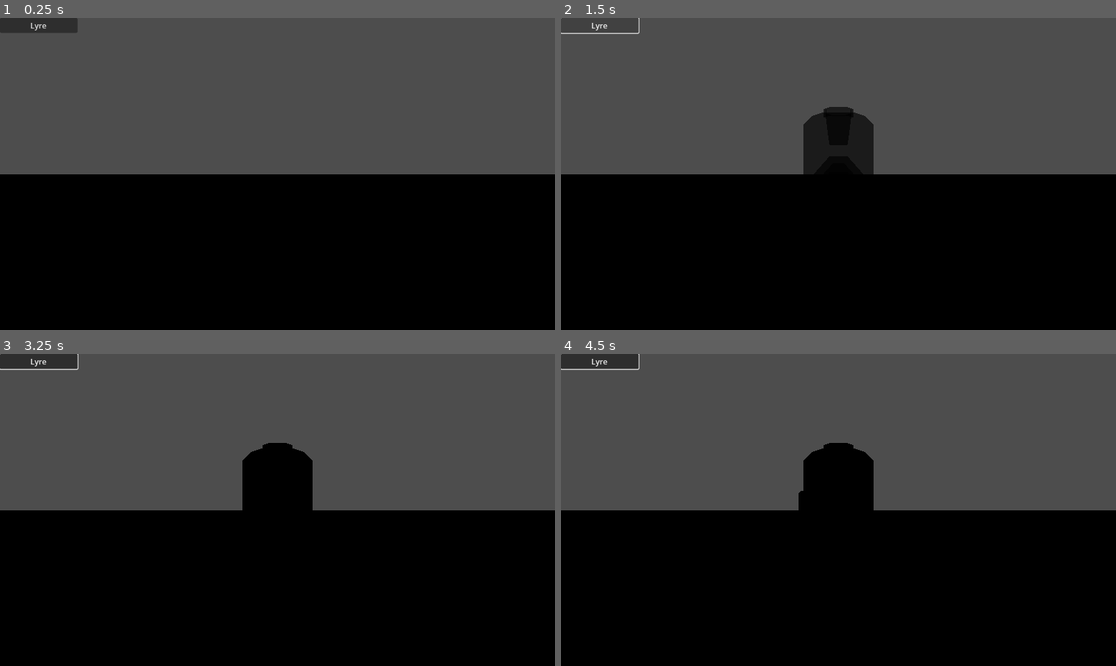
Above: before the commit, frames 1-4 (two rows, left to right).
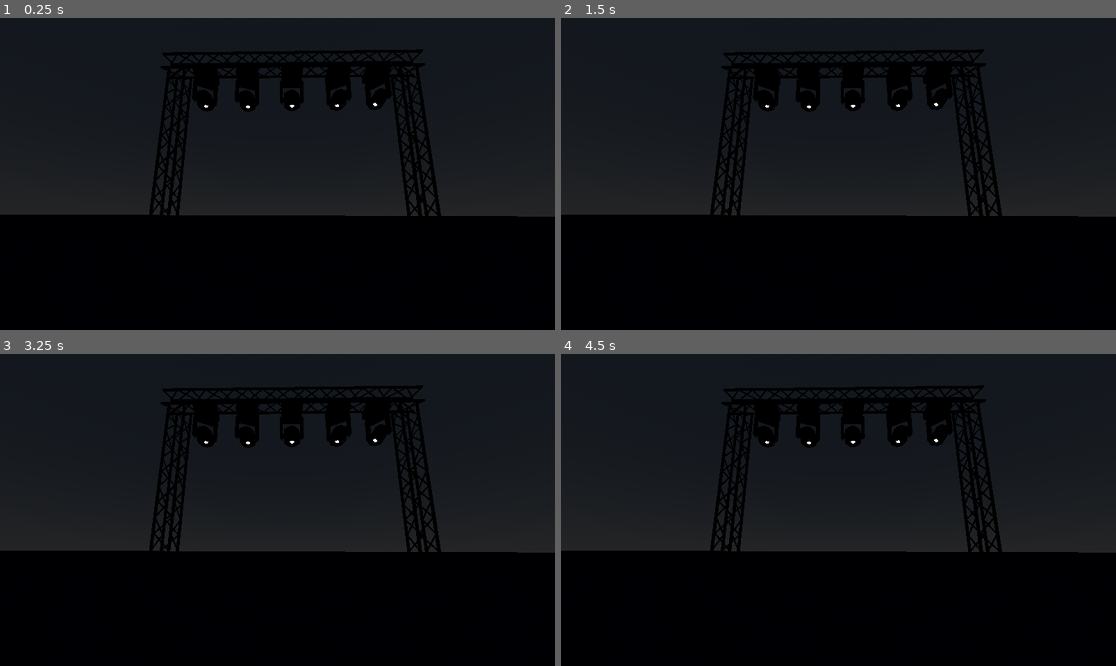
Above: after the commit, the same moments.

Repository: Bigaston/LightShow
Game: Godot game, scene res://scenes/test_scene.tscn
Same seed, same stepped clock (60 frames per second), same inputs: the game is played once before the commit and once after it. Before the commit the project starts from res://scenes/MainScene.tscn.
Inputs (mouse positions are in pixels of both pictures, inside the frame that each line leads up to):
- Up to frame 1 (0.25 s): no input
- Up to frame 2 (1.5 s): click (599, 24) at 0.5 s, where only the run before the commit has a clickable "Lyre"; click (599, 24) at 1.25 s, where only the run before the commit has a clickable "Lyre"
- Up to frame 3 (3.25 s): click (38, 360) at 2 s, where only the run before the commit has a clickable "Lyre"; tap Enter at 2.75 s; move the mouse to (399, 494) at 2.77 s; hold S (flying_cam_backward) from 2.78 s (still down); click (399, 494) at 2.92 s
- Up to frame 4 (4.5 s): release S (flying_cam_backward) at 3.5 s; tap Space at 3.5 s; drag from (727, 525) to (810, 572) at 3.52 s; tap Enter at 4.25 s; move the mouse to (894, 441) at 4.27 s; hold W (flying_cam_forward) from 4.28 s (still down); click (894, 441) at 4.42 s

The runs differ from the first frame. In frame 1, 62% of the frame differs, in the area x 0-100%, y 0-64%; in frame 2, 60%; in frame 3, 62%; in frame 4, 62%.

Commit message:
Changement de la test scene

Diff:
--- a/objects/placable_elements/Lyre.gd
+++ b/objects/placable_elements/Lyre.gd
@@ -8,6 +8,8 @@
 
 		if light:
 			light.light_color = color
+			light_render.albedo_color = color
+			light_render.emission = color
 
 @export_range(-180,180) var pan: float = 0:
 	set(value):
@@ -30,7 +32,15 @@
 		if light:
 			light.light_energy = value
 
+@export_range(10, 70) var angle: float = 20:
+	set(value):
+		angle = value
+
+		if light:
+			light.spot_angle = angle
+
 @export_subgroup("PrivateSettings")
 @export var light: SpotLight3D
 @export var pan_pivot: Node3D
 @export var tilt_pivot: Node3D
+@export var light_render: StandardMaterial3D
--- a/objects/placable_elements/Lyre.tscn
+++ b/objects/placable_elements/Lyre.tscn
@@ -3,7 +3,9 @@
 [ext_resource type="PackedScene" uid="uid://dcck3nlvnsmxr" path="res://resources/meshs/Lyre.glb" id="1_3dd6w"]
 [ext_resource type="Script" path="res://objects/placable_elements/Lyre.gd" id="2_c5im4"]
 
-[sub_resource type="ShaderMaterial" id="ShaderMaterial_mogeu"]
+[sub_resource type="StandardMaterial3D" id="StandardMaterial3D_ikhnd"]
+emission_enabled = true
+emission = Color(1, 1, 1, 1)
 
 [sub_resource type="BoxShape3D" id="BoxShape3D_ga30k"]
 size = Vector3(0.440857, 0.934082, 0.492645)
@@ -14,9 +16,10 @@
 light = NodePath("Node/Pan2/Tilt2/SpotLight")
 pan_pivot = NodePath("Node/Pan2")
 tilt_pivot = NodePath("Node/Pan2/Tilt2")
+light_render = SubResource("StandardMaterial3D_ikhnd")
 
 [node name="Light" parent="Node/Pan2/Tilt2" index="0"]
-surface_material_override/0 = SubResource("ShaderMaterial_mogeu")
+surface_material_override/0 = SubResource("StandardMaterial3D_ikhnd")
 
 [node name="SpotLight" type="SpotLight3D" parent="Node/Pan2/Tilt2" index="2"]
 transform = Transform3D(1, 0, 0, 0, -4.37114e-08, -1, 0, 1, -4.37114e-08, 0, 0.244155, 0)
--- a/objects/placable_elements/Structure.gd
+++ b/objects/placable_elements/Structure.gd
@@ -49,8 +49,8 @@
 		if last_elem:
 			elem.position = last_elem.position + Vector3(0, SIZE, 0)
 
-		print(elem)
-
 		$Container.add_child(elem)
 
 		last_elem = elem
+
+	$Container.position = Vector3(0, -SIZE * lenght / 2, 0)
--- a/objects/placable_elements/Structure.tscn
+++ b/objects/placable_elements/Structure.tscn
@@ -1,23 +1,9 @@
-[gd_scene load_steps=3 format=3 uid="uid://vfvvfjugv2qs"]
+[gd_scene load_steps=2 format=3 uid="uid://vfvvfjugv2qs"]
 
 [ext_resource type="Script" path="res://objects/placable_elements/Structure.gd" id="1_fu2gc"]
-[ext_resource type="PackedScene" uid="uid://br74hpn16klk0" path="res://resources/meshs/Struct_3.glb" id="2_2jpia"]
 
 [node name="Structure" type="Node3D"]
-transform = Transform3D(0.0369944, 0.998692, -0.035289, 0.067225, -0.0377203, -0.997025, -0.997052, 0.0345121, -0.0685325, 0, 1.18987, 0)
 script = ExtResource("1_fu2gc")
-number_of_border = 3
-lenght = 4
 
 [node name="Container" type="Node3D" parent="."]
-
-[node name="blockbench_export" parent="Container" instance=ExtResource("2_2jpia")]
-
-[node name="_Node3D_21017" parent="Container" instance=ExtResource("2_2jpia")]
-transform = Transform3D(1, 0, 0, 0, 1, 0, 0, 0, 1, 0, 0.6, 0)
-
-[node name="_Node3D_21018" parent="Container" instance=ExtResource("2_2jpia")]
-transform = Transform3D(1, 0, 0, 0, 1, 0, 0, 0, 1, 0, 1.2, 0)
-
-[node name="_Node3D_21019" parent="Container" instance=ExtResource("2_2jpia")]
-transform = Transform3D(1, 0, 0, 0, 1, 0, 0, 0, 1, 0, 1.8, 0)
+transform = Transform3D(1, 0, 0, 0, 1, 0, 0, 0, 1, 0, -0.3, 0)
--- a/project.godot
+++ b/project.godot
@@ -10,8 +10,8 @@
 
 [application]
 
-config/name="GoShow"
-run/main_scene="res://scenes/MainScene.tscn"
+config/name="LightShow"
+run/main_scene="res://scenes/test_scene.tscn"
 config/features=PackedStringArray("4.2", "Forward Plus")
 config/icon="res://icon.svg"
 
--- a/scenes/test_scene.tscn
+++ b/scenes/test_scene.tscn
@@ -1,7 +1,8 @@
-[gd_scene load_steps=11 format=3 uid="uid://v30ikj67ys62"]
+[gd_scene load_steps=12 format=3 uid="uid://v30ikj67ys62"]
 
 [ext_resource type="PackedScene" uid="uid://cr1arqkchrm1h" path="res://objects/placable_elements/Lyre.tscn" id="1_wkpo5"]
 [ext_resource type="PackedScene" uid="uid://bykyupejixulv" path="res://objects/ground.tscn" id="3_5dhwy"]
+[ext_resource type="PackedScene" uid="uid://vfvvfjugv2qs" path="res://objects/placable_elements/Structure.tscn" id="3_r50tl"]
 
 [sub_resource type="ProceduralSkyMaterial" id="ProceduralSkyMaterial_kxehk"]
 sky_horizon_color = Color(0.64625, 0.65575, 0.67075, 1)
@@ -15,12 +16,11 @@
 background_energy_multiplier = 0.2
 sky = SubResource("Sky_oporb")
 tonemap_mode = 2
-glow_enabled = true
 fog_density = 0.0
-volumetric_fog_density = 0.1
+volumetric_fog_density = 0.3
 volumetric_fog_emission_energy = 0.0
 volumetric_fog_anisotropy = 0.0
-volumetric_fog_length = 4.0
+volumetric_fog_length = 5.0
 volumetric_fog_detail_spread = 0.5
 volumetric_fog_sky_affect = 0.0
 volumetric_fog_temporal_reprojection_enabled = false
@@ -35,57 +35,9 @@
 resource_name = "Bruh"
 length = 2.5
 loop_mode = 1
-tracks/0/type = "value"
-tracks/0/imported = false
-tracks/0/enabled = true
-tracks/0/path = NodePath("../Lyre:tilt")
-tracks/0/interp = 2
-tracks/0/loop_wrap = true
-tracks/0/keys = {
-"times": PackedFloat32Array(0, 1.7, 2),
-"transitions": PackedFloat32Array(1, 1, 1),
-"update": 0,
-"values": [-60.0, -120.0, -120.0]
-}
-tracks/1/type = "value"
-tracks/1/imported = false
-tracks/1/enabled = true
-tracks/1/path = NodePath("../Lyre:power")
-tracks/1/interp = 2
-tracks/1/loop_wrap = true
-tracks/1/keys = {
-"times": PackedFloat32Array(0.3, 0.5, 1.7, 1.9, 2.5),
-"transitions": PackedFloat32Array(1, 1, 1, 1217.74, 1176.27),
-"update": 0,
-"values": [0.0, 10.0, 10.0, 0.0, 0.0]
-}
-tracks/2/type = "value"
-tracks/2/imported = false
-tracks/2/enabled = true
-tracks/2/path = NodePath("../Lyre:pan")
-tracks/2/interp = 2
-tracks/2/loop_wrap = true
-tracks/2/keys = {
-"times": PackedFloat32Array(0, 1.7, 2),
-"transitions": PackedFloat32Array(1, 1, 1),
-"update": 0,
-"values": [120.0, 40.0, 40.0]
-}
 
 [sub_resource type="Animation" id="Animation_8y1si"]
 length = 0.001
-tracks/0/type = "value"
-tracks/0/imported = false
-tracks/0/enabled = true
-tracks/0/path = NodePath("../Lyre:tilt")
-tracks/0/interp = 1
-tracks/0/loop_wrap = true
-tracks/0/keys = {
-"times": PackedFloat32Array(0),
-"transitions": PackedFloat32Array(1),
-"update": 0,
-"values": [-103.553]
-}
 
 [sub_resource type="AnimationLibrary" id="AnimationLibrary_skwsn"]
 _data = {
@@ -99,7 +51,7 @@
 environment = SubResource("Environment_pv774")
 
 [node name="Camera3D" type="Camera3D" parent="."]
-transform = Transform3D(0.790102, 0, 0.612976, 0, 1, 0, -0.612976, 0, 0.790102, 1.10855, 0.918574, 0.542892)
+transform = Transform3D(0.999821, 1.0312e-09, 0.0189005, 0.00375394, 0.980078, -0.19858, -0.018524, 0.198615, 0.979902, 2.17341, 0.56723, 3.827)
 
 [node name="Area" type="Node3D" parent="."]
 visible = false
@@ -128,7 +80,52 @@
 
 [node name="Ground" parent="." instance=ExtResource("3_5dhwy")]
 
-[node name="Lyre" parent="." instance=ExtResource("1_wkpo5")]
-transform = Transform3D(1, 0, 6.75209e-09, -7.45058e-09, 1, 7.45058e-09, 0, 0, 1, -2.41294, 0, -7.45058e-09)
-pan = 120.0
-tilt = -103.553
+[node name="Structure" parent="." instance=ExtResource("3_r50tl")]
+transform = Transform3D(1, 0, 0, 0, 1, 0, 0, 0, 1, 0, 1.77006, 0)
+number_of_border = 4
+lenght = 6
+
+[node name="Structure2" parent="." instance=ExtResource("3_r50tl")]
+transform = Transform3D(1, 0, 0, 0, 1, 0, 0, 0, 1, 4.7599, 1.77006, 0)
+number_of_border = 4
+lenght = 6
+
+[node name="Structure3" parent="." instance=ExtResource("3_r50tl")]
+transform = Transform3D(-4.37114e-08, -1, 0, 1, -4.37114e-08, 0, 0, 0, 1, 2.38022, 3.73916, 0)
+number_of_border = 4
+lenght = 9
+
+[node name="Lyre" parent="Structure3" instance=ExtResource("1_wkpo5")]
+transform = Transform3D(-1.31134e-07, -1, 3.82137e-15, -1, 1.31134e-07, 8.74228e-08, -8.74228e-08, 7.64274e-15, -1, -0.166187, 1.80493, -7.45058e-09)
+pan = 53.012
+tilt = -33.243
+power = 10.0
+angle = 10.0
+
+[node name="Lyre2" parent="Structure3" instance=ExtResource("1_wkpo5")]
+transform = Transform3D(-4.37114e-08, -1, 8.74228e-08, -1, 4.37114e-08, -3.82137e-15, 0, -8.74228e-08, -1, -0.182867, 0.919575, 0.000562906)
+pan = 67.369
+tilt = -30.876
+power = 10.0
+angle = 10.0
+
+[node name="Lyre3" parent="Structure3" instance=ExtResource("1_wkpo5")]
+transform = Transform3D(-4.37114e-08, -1, 8.74228e-08, -1, 4.37114e-08, -3.82137e-15, 0, -8.74228e-08, -1, -0.171757, -0.00804114, -0.00635412)
+pan = 90.0
+tilt = -30.877
+power = 10.0
+angle = 10.0
+
+[node name="Lyre4" parent="Structure3" instance=ExtResource("1_wkpo5")]
+transform = Transform3D(-4.37114e-08, -1, 8.74228e-08, -1, 4.37114e-08, -3.82137e-15, 0, -8.74228e-08, -1, -0.177203, -0.976048, 0.00306243)
+pan = -56.842
+tilt = 33.684
+power = 10.0
+angle = 10.0
+
+[node name="Lyre5" parent="Structure3" instance=ExtResource("1_wkpo5")]
+transform = Transform3D(-4.37114e-08, -1, 8.74228e-08, -1, 4.37114e-08, -3.82137e-15, 0, -8.74228e-08, -1, -0.16559, -1.78889, 0.00278804)
+pan = -37.895
+tilt = 40.702
+power = 10.0
+angle = 10.0
